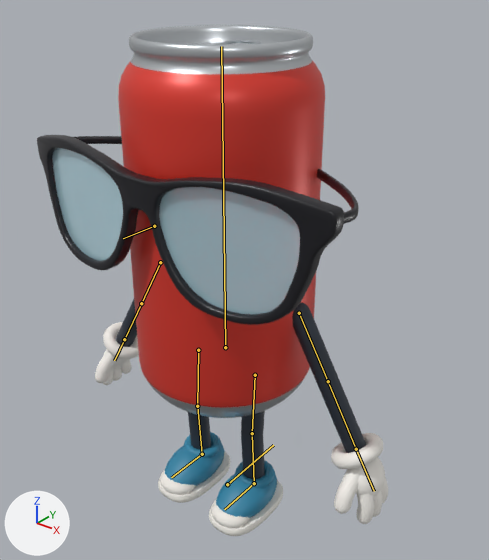
The Blender file models/mnot.blend as it was, and as the next commit left it.
Before and after are seen from a camera (50 mm lens) standing at (1.317, -1.541, 1.864) and looking at (0.027, 0.07, 0.865). Lighting does not change. The marker at lower left points along +X, +Y and +Z. The picture after the commit comes second. The bones that bend it are drawn over the model as lines.

In view in the first picture: 'Mnot'.
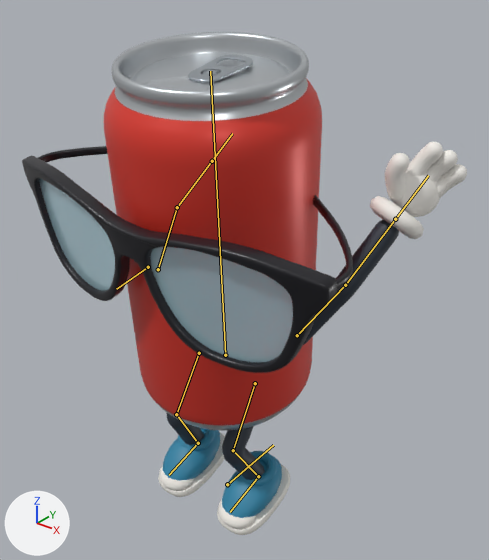
Commit message: Peak: Mnot teeters on the rim of a drop before it falls

The newer file adds an action. The first version stands in its rest pose; the second is drawn at frame 0 of the action 'Teeter'.

The change in detail:
Bone 'body' (bone_body) moves from (0.0, 0.0, 0.0) to (0.0, -0.03, 0.0).
Bone 'body' (bone_body) turns from (0, 0, 0) to (8, 0, -5) degrees about its own x, y and z.
Bone 'glasses' (bone_glasses) moves from (0.0, 0.0, 0.0) to (0.0, 0.0, -0.012).
Bone 'glasses' (bone_glasses) turns from (0, 0, 0) to (-3, 0, 0) degrees about its own x, y and z.
Bone 'upper_arm_L' (bone_upper_arm_l) turns from (0, 0, 0) to (-23, 31, 108) degrees about its own x, y and z.
Bone 'forearm_L' (bone_forearm_l) turns from (0, 0, 0) to (-21, -1, -4) degrees about its own x, y and z.
Bone 'hand_L' (bone_hand_l) turns from (0, 0, 0) to (0, -90, 0) degrees about its own x, y and z.
Bone 'upper_arm_R' (bone_upper_arm_r) turns from (0, 0, 0) to (-88, -45, -47) degrees about its own x, y and z.
Bone 'forearm_R' (bone_forearm_r) turns from (0, 0, 0) to (-4, 1, 21) degrees about its own x, y and z.
Bone 'hand_R' (bone_hand_r) turns from (0, 0, 0) to (0, 90, 0) degrees about its own x, y and z.
Bone 'foot_ik_L' (bone_foot_ik_l) moves from (0.0, 0.0, 0.0) to (-0.02, 0.0, 0.044).
Bone 'foot_ik_L' (bone_foot_ik_l) turns from (0, 0, 0) to (-16, 0, 0) degrees about its own x, y and z.
Bone 'foot_ik_R' (bone_foot_ik_r) moves from (0.0, 0.0, 0.0) to (0.02, 0.0, 0.044).
Bone 'foot_ik_R' (bone_foot_ik_r) turns from (0, 0, 0) to (-16, 0, 0) degrees about its own x, y and z.

Location of each change, [x1, y1, x2, y2] in pixels of the pictures (489 x 560 px):
'Mnot', posed (27% wider)
    before: [37, 25, 388, 536]
    after: [22, 32, 467, 535]
bone 'body', root to tip
    before: (225, 347) to (221, 46)
    after: (225, 355) to (210, 71)
bone 'glasses', root to tip
    before: (154, 226) to (123, 238)
    after: (148, 267) to (116, 289)
bone 'upper_arm_L', root to tip
    before: (299, 313) to (328, 381)
    after: (297, 335) to (345, 285)
bone 'forearm_L', root to tip
    before: (328, 381) to (356, 449)
    after: (345, 285) to (395, 219)
bone 'hand_L', root to tip
    before: (356, 449) to (374, 491)
    after: (395, 219) to (428, 175)
bone 'upper_arm_R', root to tip
    before: (160, 262) to (141, 303)
    after: (158, 269) to (177, 207)
bone 'forearm_R', root to tip
    before: (141, 303) to (124, 339)
    after: (177, 207) to (212, 161)
bone 'hand_R', root to tip
    before: (124, 339) to (114, 360)
    after: (212, 161) to (232, 133)
